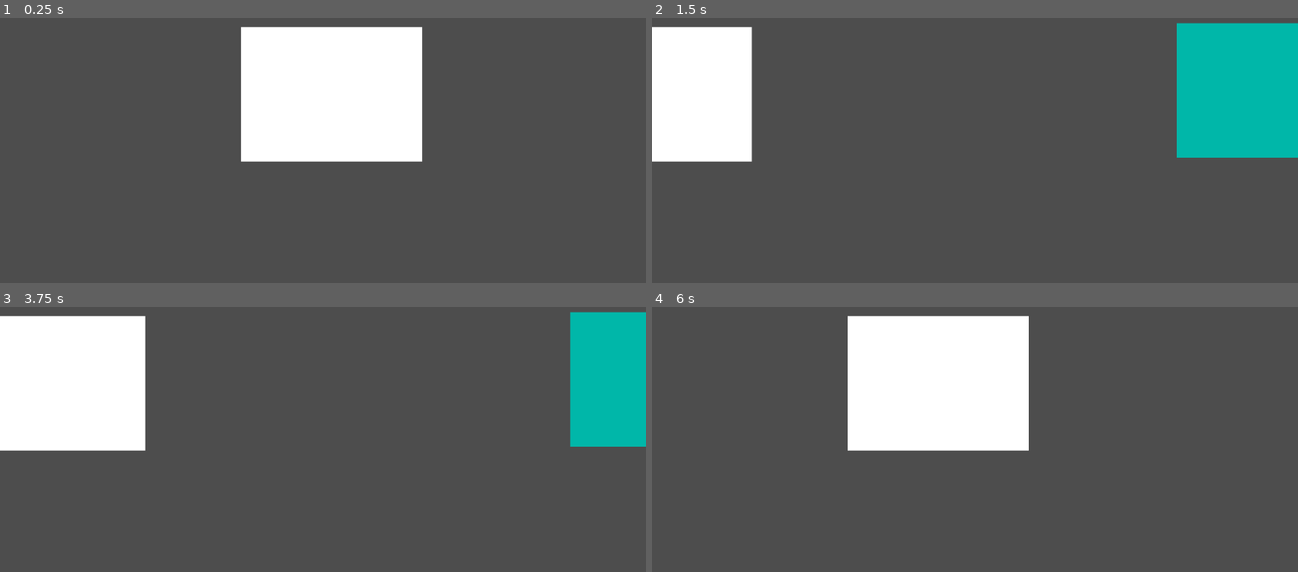
Above: before the commit, frames 1-4 (two rows, left to right).
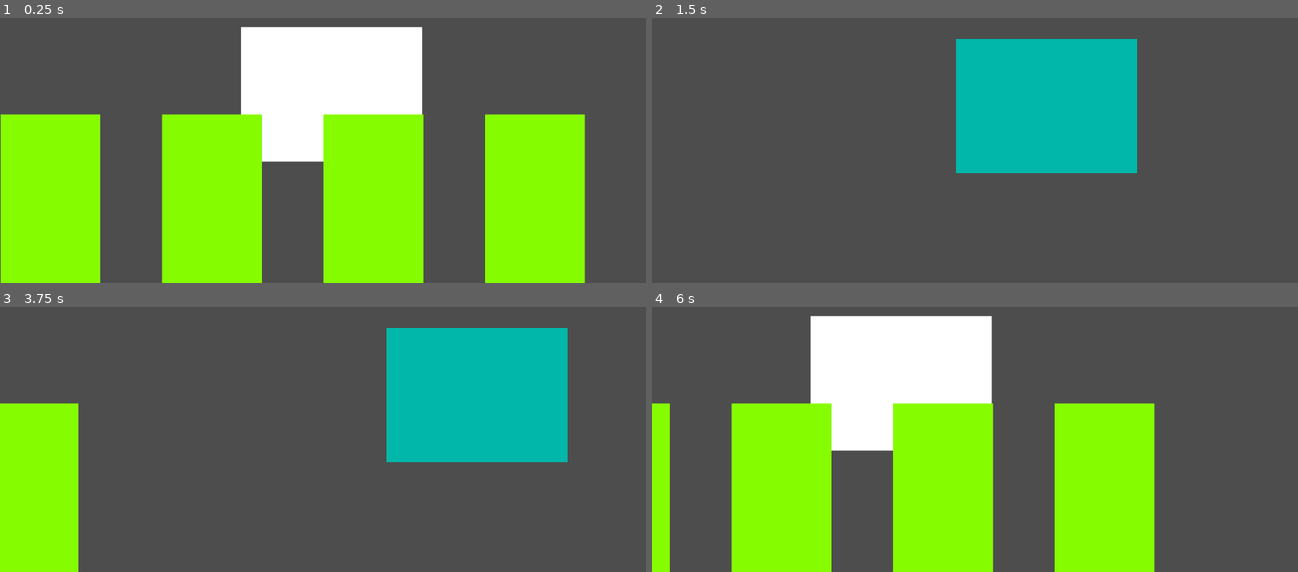
Above: after the commit, the same moments.

Repository: Novali91/Snakeeyes
Game: Godot game, scene res://root.tscn
Two runs of this game, one before a commit and one after it. Both use one fixed random seed, a clock stepped at 60 frames per second and the inputs below.
Inputs:
- Up to frame 1 (0.25 s): no input
- Up to frame 2 (1.5 s): tap Enter at 0.5 s; hold Right (right) 0.53-1.28 s; hold Left (left) from 1.28 s (still down)
- Up to frame 3 (3.75 s): tap Space at 2, 3.5 s; release Left (left) at 2.03 s; hold Right (right) 2.03-3.53 s; tap Enter at 2.75 s; hold Left (left) from 3.53 s (still down)
- Up to frame 4 (6 s): tap Enter at 5 s; tap Space at 5.75 s; release Left (left) at 5.78 s; hold Right (right) from 5.78 s (still down)

The runs differ from the first frame. In frame 1, 40% of the frame differs, in the area x 0-91%, y 36-100%; in frame 2, 32%; in frame 3, 37%; in frame 4, 37%.

Commit message:
Half finished cup placement

Diff:
--- a/root.gd
+++ b/root.gd
@@ -3,6 +3,7 @@
 @onready var screens: Array[Node2D] = [$Deck,$Table,$Store]
 var screenId = 1
 @onready var camera = $Camera2D
+var SCREEN_SIZE #Make this global later
 
 var prevScreenId = 1
 var transitionTotalTime = 0.75
@@ -10,7 +11,8 @@
 
 # Called when the node enters the scene tree for the first time.
 func _ready() -> void:
-	pass # Replace with function body.
+	SCREEN_SIZE = camera.get_viewport_rect().size
+	$Table.slide_cups([Drink.new(),Drink.new(),Drink.new(),Drink.new()] as Array[Drink])
 
 
 # Called every frame. 'delta' is the elapsed time since the previous frame.
--- a/root.tscn
+++ b/root.tscn
@@ -1,6 +1,7 @@
 [gd_scene format=3 uid="uid://dc4hppxlacdo3"]
 
 [ext_resource type="Script" uid="uid://bdte5xmxk3nbi" path="res://root.gd" id="1_30twh"]
+[ext_resource type="Script" uid="uid://cn4krwxb4nnm4" path="res://table.gd" id="2_pyidc"]
 
 [node name="Root" type="Node2D" unique_id=1307668486]
 script = ExtResource("1_30twh")
@@ -9,6 +10,7 @@
 offset = Vector2(575, 325)
 
 [node name="Table" type="Node2D" parent="." unique_id=1595218601]
+script = ExtResource("2_pyidc")
 
 [node name="ColorRect" type="ColorRect" parent="Table" unique_id=1408031698]
 offset_left = 429.0
@@ -17,21 +19,21 @@
 offset_bottom = 432.0
 
 [node name="Deck" type="Node2D" parent="." unique_id=1130535901]
-position = Vector2(-575, 0)
+position = Vector2(-1050, 0)
 
 [node name="ColorRect" type="ColorRect" parent="Deck" unique_id=49018719]
-offset_left = -154.0
-offset_top = 164.0
-offset_right = 169.0
-offset_bottom = 404.0
+offset_left = 338.0
+offset_top = 184.0
+offset_right = 661.0
+offset_bottom = 424.0
 color = Color(1, 0, 1, 1)
 
 [node name="Store" type="Node2D" parent="." unique_id=1407647997]
-position = Vector2(575, 0)
+position = Vector2(1050, 0)
 
 [node name="ColorRect" type="ColorRect" parent="Store" unique_id=1614660993]
-offset_left = 935.0
-offset_top = 185.0
-offset_right = 1258.0
-offset_bottom = 425.0
+offset_left = 541.0
+offset_top = 213.0
+offset_right = 864.0
+offset_bottom = 453.0
 color = Color(0, 0.718899, 0.6619, 1)
--- /dev/null
+++ b/table.gd
@@ -0,0 +1,23 @@
+extends Node2D
+
+var test_cup = preload('res://test_cup.tscn')
+var cups: Array[Node2D] = []
+
+func _ready() -> void:
+	pass
+
+func _process(delta: float) -> void:
+	pass
+
+var temp_cup_height = 300 #temporary placement variable
+func slide_cups(drinks: Array[Drink]) -> void:
+	for i in drinks.size():
+		var drink = drinks[i]
+		var new_cup = test_cup.instantiate()
+		cups.append(new_cup)
+		#somehow link cup to the drink data structure here
+		add_child(new_cup)
+		new_cup.global_position = Vector2(get_cup_spacing(i,drinks.size()),global_position.y + get_parent().SCREEN_SIZE.y - temp_cup_height) #Will change this get_parent call later, screen size will prob be made global somehow
+
+func get_cup_spacing(i: int, num_cups: int) -> float:
+	return global_position.x + (i / float(num_cups)) * get_parent().SCREEN_SIZE.x
--- /dev/null
+++ b/test_cup.tscn
@@ -0,0 +1,8 @@
+[gd_scene format=3 uid="uid://dxlsg2la1r508"]
+
+[node name="TestCup" type="Node2D" unique_id=363452379]
+
+[node name="ColorRect" type="ColorRect" parent="." unique_id=1903742827]
+offset_right = 178.0
+offset_bottom = 313.0
+color = Color(0.52363074, 0.9865987, 7.70092e-07, 1)
Not shown, added: table.gd.uid
Not shown, added: .DS_Store
